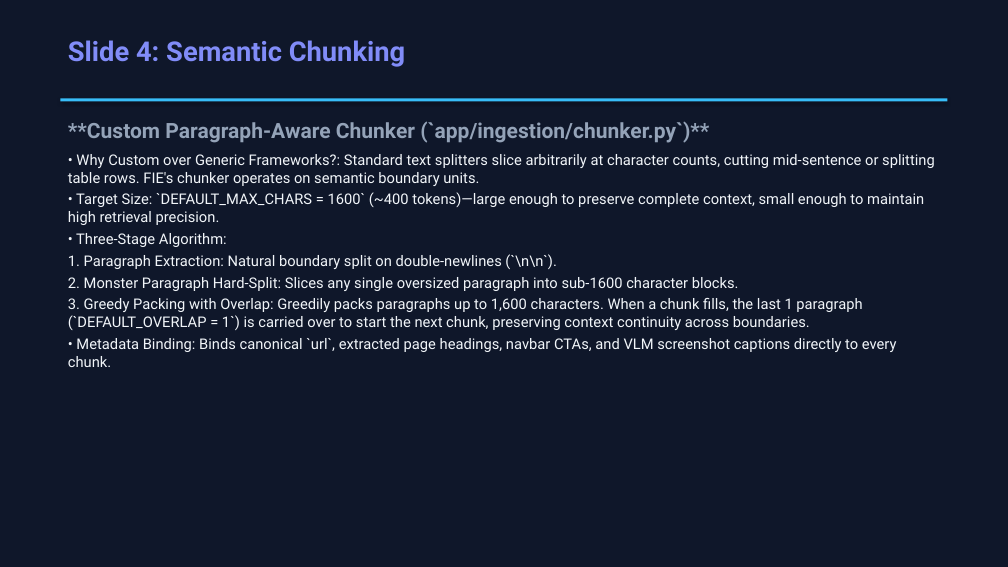
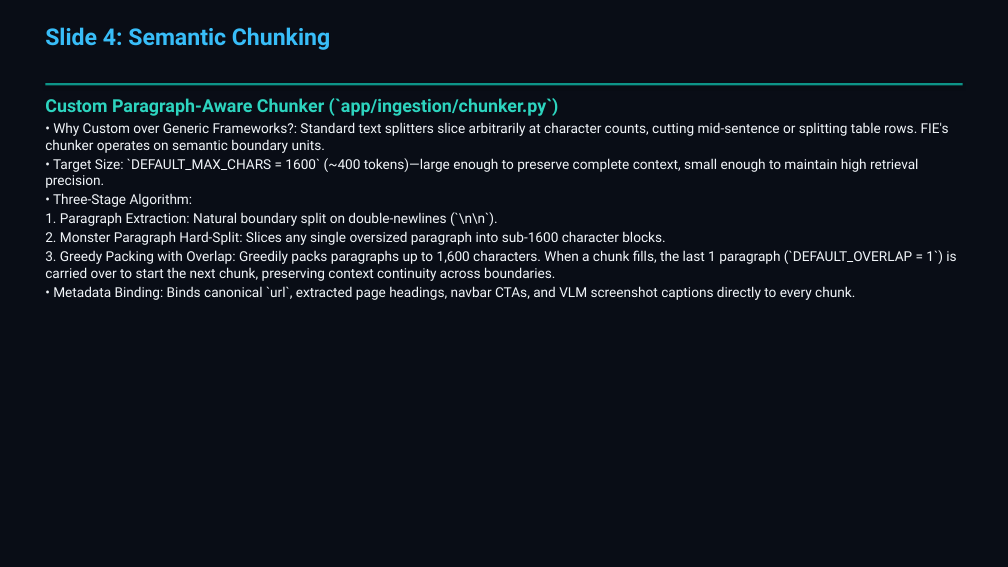
Before and after one commit to keshav9926/First-Impression-, a slide deck: slide 5 of presentation.pptx. Drawn at 1008x567 pixels with LibreOffice and Linux fonts; fonts in the diff are those of the drawing. Boxes give left, top, right and bottom in pixels: in the first picture for what was removed or moved away, otherwise in the second. Text is boxed around its words. In the diff, an @@ line names an element or a change of style, - is before the commit and + after.

Commit message:
fix(presentation): update theme to Teal/Sky, fix slide overflow bounds, add links & presenter attribution (~ Keshav)

```diff
--- a/presentation.pptx
+++ b/presentation.pptx
@@ rectangle at [0, 0, 1008, 567]: fill #0F172A to #090D16 @@
@@ text "Slide 4: Semantic Chunking": place and size @@
-text "Slide 4: Semantic Chunking" at [68, 40, 405, 67]
+text "Slide 4: Semantic Chunking" at [45, 27, 330, 50]
@@ text "Slide 4: Semantic Chunking" at [45, 27, 330, 50]: size 26 to 22 pt, text colour #818CF8 to #38BDF8 @@
@@ rectangle: place and size @@
-rectangle at [60, 98, 948, 101]
+rectangle at [45, 83, 963, 85]
@@ rectangle at [45, 83, 963, 85]: fill #38BDF8 to #0D9488 @@
@@ text at [45, 98, 559, 116]: text changed; size 20 to 17 pt; text colour #94A3B8 to #2DD4BF @@
-**Custom Paragraph-Aware Chunker (`app/ingestion/chunker.py`)**
+Custom Paragraph-Aware Chunker (`app/ingestion/chunker.py`)
@@ text "Custom Paragraph-Aware Chunker (`app/ingestion/chunker.py`)": place and size @@
-text "Custom Paragraph-Aware Chunker (`app/ingestion/chunker.py`)" at [68, 121, 935, 367]
+text "Custom Paragraph-Aware Chunker (`app/ingestion/chunker.py`)" at [45, 98, 956, 300]
@@ text at [45, 122, 956, 300]: size 14 to 13 pt; less space between paragraphs @@
```
Also in this commit, not shown: 19 other slides changed, 3 other files.
